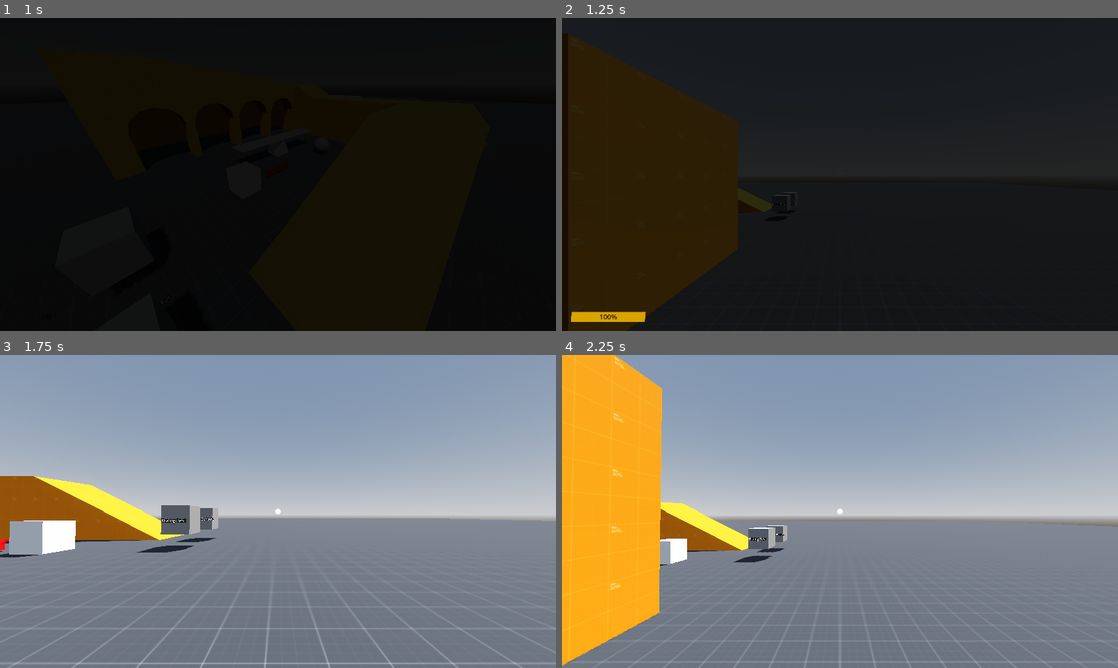
Above: before the commit, frames 1-4 (two rows, left to right).
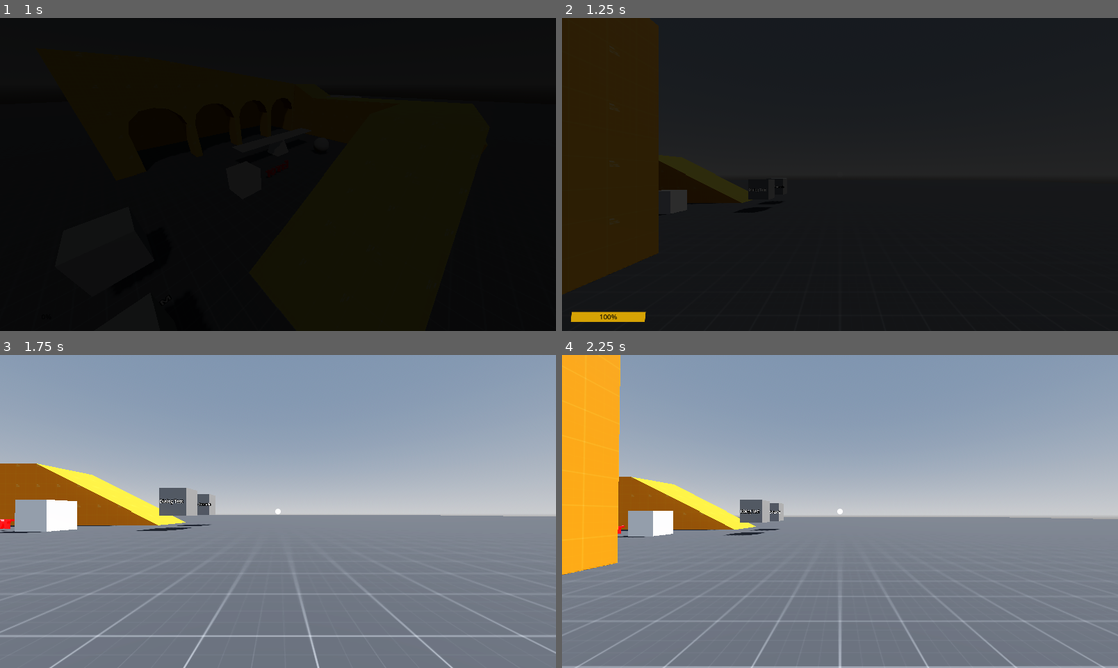
Above: after the commit, the same moments.

Repository: m-rafiwidya/Last-Light-NasaSpaceApps
Game: Godot game, scene res://src/main.tscn
The game is run twice, just before and just after one commit, with the same random seed, the same clock (stepped at 60 frames per second) and the same inputs.
Inputs (mouse positions are in pixels of both pictures, inside the frame that each line leads up to):
- Up to frame 1 (1 s): click "Start" at 0.5 s
- Up to frame 2 (1.25 s): no input
- Up to frame 3 (1.75 s): move the mouse to (305, 511) at 1.27 s; hold W (move_forward) from 1.28 s (still down); tap C (camera) at 1.35 s; tap Space (move_jump) at 1.52 s
- Up to frame 4 (2.25 s): move the mouse to (728, 527) at 2.02 s; release W (move_forward) at 2.03 s; hold S (move_backward) from 2.03 s (still down); tap C (camera) at 2.1 s

Frame 1 is identical in both runs. In frame 2, 8.6% of the frame differs, in the area x 0-43%, y 0-100%; in frame 3, 8.1%; in frame 4, 14%, in the area x 0-100%, y 0-100%.

Commit message:
changed car to behave more like a small robot

Diff:
--- a/game/src/car/car.gd
+++ b/game/src/car/car.gd
@@ -8,16 +8,21 @@
 
 # Single fixed gear, used for both forward and reverse. The engine is rigidly
 # coupled to the driven wheels (no clutch).
-@export var gear_ratio: float = 1.56
-@export var final_drive: float = 4.26
+@export var gear_ratio: float = 1.0
+@export var final_drive: float = 5.0
 # Top speed in both directions, in units per second. The controller's input is a
 # fraction of this (1 = full speed forward, -1 = full speed backward, 0 = stop).
-@export var max_speed: float = 20.0
+@export var max_speed: float = 10.0
 # Speed error (units/s) at which the drivetrain applies full torque. Smaller
 # values chase the target speed harder; larger values are gentler.
-@export var speed_control_band: float = 4.0
-var transmission_inertia: float = 0.5
-var differential_inertia: float = 0.5
+@export var speed_control_band: float = 2.0
+# Rotational inertias (kg m^2) of the transmission output shaft and differential
+@export var transmission_inertia: float = 0.004
+@export var differential_inertia: float = 0.01
+
+# Follow camera offset behind the car, scaled to the car's size
+@export var follow_camera_distance: float = 2.5
+@export var follow_camera_height: float = 0.8
 
 const DRIVEN_WHEELS: Array = [RunningGear.Wheel.REAR_LEFT, RunningGear.Wheel.REAR_RIGHT]
 
@@ -79,8 +84,8 @@
 	$FollowCameraPivot.rotation.y = camera_rotation.y
 	$FollowCameraPivot.rotation.x = camera_rotation.x
 	$FollowCameraPivot/FollowCamera.transform.origin = Vector3.ZERO
-	$FollowCameraPivot/FollowCamera.transform.origin.z = 6.0
-	$FollowCameraPivot/FollowCamera.transform.origin.y = 2.0 * (1.0 + sin(camera_rotation.x))
+	$FollowCameraPivot/FollowCamera.transform.origin.z = follow_camera_distance
+	$FollowCameraPivot/FollowCamera.transform.origin.y = follow_camera_height * (1.0 + sin(camera_rotation.x))
 
 	$FollowCamera.global_transform = $FollowCamera.global_transform.interpolate_with($FollowCameraPivot/FollowCamera.global_transform, delta * 20.0)
 
--- a/game/src/car/car.tscn
+++ b/game/src/car/car.tscn
@@ -23,11 +23,11 @@
 [node name="Car" type="RigidBody3D" unique_id=405660351 node_paths=PackedStringArray("running_gear", "engine")]
 collision_layer = 2
 collision_mask = 7
-mass = 800.0
+mass = 80.0
 physics_material_override = SubResource("PhysicsMaterial_6kj2t")
 center_of_mass_mode = 1
-center_of_mass = Vector3(0, 0.5, 0)
-inertia = Vector3(600, 600, 600)
+center_of_mass = Vector3(0, 0.15, 0)
+inertia = Vector3(8, 13, 8)
 can_sleep = false
 contact_monitor = true
 linear_damp_mode = 1
@@ -38,39 +38,29 @@
 
 [node name="Engine" parent="." unique_id=1105020877 instance=ExtResource("2_y3xmu")]
 torque_curve = SubResource("Curve_gkkdu")
-peak_torque = 500.0
 
 [node name="RunningGear" parent="." unique_id=1604477408 instance=ExtResource("4_6b27f")]
-longitudinal_friction_coefficient = 2.0
-lateral_friction_coefficient = 2.0
-front_spring_stiffness = 40000.0
-rear_spring_stiffness = 40000.0
-front_shock_damping = 4000.0
-rear_shock_damping = 4000.0
-front_ride_height = 0.3
-rear_ride_height = 0.3
 
 [node name="WheelFront" type="Marker3D" parent="." unique_id=704094160]
-transform = Transform3D(1, 0, 0, 0, 1, 0, 0, 0, 1, 0, 0, -1)
+transform = Transform3D(1, 0, 0, 0, 1, 0, 0, 0, 1, 0, 0, -0.5)
 
 [node name="WheelBack" type="Marker3D" parent="." unique_id=63669362]
-transform = Transform3D(1, 0, 0, 0, 1, 0, 0, 0, 1, 0, 0, 1)
+transform = Transform3D(1, 0, 0, 0, 1, 0, 0, 0, 1, 0, 0, 0.5)
 
 [node name="BodyCollision" type="CollisionPolygon3D" parent="." unique_id=1915869618]
 transform = Transform3D(-4.37114e-08, 0, -1, 0, 1, 0, 1, 0, -4.37114e-08, 0, 0, 0)
-depth = 2.0
-polygon = PackedVector2Array(1.5, 0, 2.5, 0.2, 2.5, 1, -2.5, 0.5, -2.5, 0.2, -1.5, 0)
+polygon = PackedVector2Array(0.4, 0, 0.5, 0.1, 0.5, 0.35, -0.5, 0.25, -0.5, 0.1, -0.4, 0)
 
 [node name="CockpitCollision" type="CollisionPolygon3D" parent="." unique_id=2123652665]
-transform = Transform3D(1, 0, 0, 0, 1, 0, 0, 0, 1, 0, 0, 1)
-depth = 3.0
-polygon = PackedVector2Array(0.5, 0.2, -0.5, 0.2, -0.2, 1, 0.2, 1)
+transform = Transform3D(1, 0, 0, 0, 1, 0, 0, 0, 1, 0, 0, 0.2)
+depth = 0.5
+polygon = PackedVector2Array(0.25, 0.3, -0.25, 0.3, -0.1, 0.6, 0.1, 0.6)
 
 [node name="BumperCamera" type="Camera3D" parent="." unique_id=1844620794]
-transform = Transform3D(1, 0, 0, 0, 1, 0, 0, 0, 1, -0.4, 0.95, 0.3)
+transform = Transform3D(1, 0, 0, 0, 1, 0, 0, 0, 1, -0.15, 0.5, 0.1)
 
 [node name="FollowCamera" type="Camera3D" parent="." unique_id=849866000]
-transform = Transform3D(1, 0, 0, 0, 1, 0, 0, 0, 1, 0, 2, 6)
+transform = Transform3D(1, 0, 0, 0, 1, 0, 0, 0, 1, 0, 0.8, 2.5)
 current = true
 
 [node name="FollowCameraPivot" type="Node3D" parent="." unique_id=2031539751]
@@ -81,7 +71,7 @@
 one_shot = true
 
 [node name="EngineSound" type="AudioStreamPlayer3D" parent="." unique_id=552406406]
-transform = Transform3D(1, 0, 0, 0, 1, 0, 0, 0, 1, 0, 0.5, -1.5)
+transform = Transform3D(1, 0, 0, 0, 1, 0, 0, 0, 1, 0, 0.2, -0.5)
 stream = SubResource("AudioStreamGenerator_2vce4")
 autoplay = true
 script = ExtResource("2_460mh")
--- a/game/src/car/components/engine.gd
+++ b/game/src/car/components/engine.gd
@@ -3,11 +3,12 @@
 extends Node
 
 @export var torque_curve: Curve
-@export var peak_torque: float = 200.0
-@export var idle_speed: float = 2000.0 * 0.1047
-@export var lower_redline: float = 7000.0 * 0.1047
-@export var upper_redline: float = 7500.0 * 0.1047
-@export var inertia: float = 0.2
+# Small electric drive motor sized for a ~80 kg rover. Speeds are rad/s (rpm * 0.1047).
+@export var peak_torque: float = 9.0
+@export var idle_speed: float = 500.0 * 0.1047
+@export var lower_redline: float = 3800.0 * 0.1047
+@export var upper_redline: float = 4000.0 * 0.1047
+@export var inertia: float = 0.01
 
 var is_disabled: bool = false
 
--- a/game/src/car/components/running_gear.gd
+++ b/game/src/car/components/running_gear.gd
@@ -12,22 +12,26 @@
 @export_subgroup("Friction and Stiffness")
 @export var longitudinal_friction_coefficient: float = 1.0
 @export var lateral_friction_coefficient: float = 1.0
-@export var longitudinal_stiffness: float = 25000.0
-@export var cornering_stiffness: float = 20000.0
+# Newtons per unit of slip. These are absolute, so they must scale with the
+# vehicle's weight (the tyre saturates when stiffness * slip > friction * load).
+@export var longitudinal_stiffness: float = 1250.0
+@export var cornering_stiffness: float = 1000.0
 
 @export_group("Chassis")
-@export var wheel_base: float = 3.0
-@export var track_width: float = 2.0
+@export var wheel_base: float = 1.0
+@export var track_width: float = 1.0
 
 @export_group("Running Gear")
+@export var wheel_radius: float = 0.15
+@export var wheel_inertia: float = 0.03
 @export_subgroup("Suspension")
-@export var front_spring_stiffness: float = 60000
-@export var rear_spring_stiffness: float = 80000
+@export var front_spring_stiffness: float = 4000
+@export var rear_spring_stiffness: float = 4000
 # TODO: Implement variable damping (rebound and bump stiffness)
-@export var front_shock_damping: float = 6000
-@export var rear_shock_damping: float = 8000
-@export var front_ride_height: float = 0.2
-@export var rear_ride_height: float = 0.2
+@export var front_shock_damping: float = 400
+@export var rear_shock_damping: float = 400
+@export var front_ride_height: float = 0.15
+@export var rear_ride_height: float = 0.15
 
 enum Wheel{
 	FRONT_LEFT,
@@ -105,40 +109,40 @@
 			WheelProperty.SPRING_STIFFNESS: front_spring_stiffness,
 			WheelProperty.SHOCK_DAMPING: front_shock_damping,
 			WheelProperty.RIDE_HEIGHT: front_ride_height,
-			WheelProperty.EFFECTIVE_RADIUS: 0.3,
+			WheelProperty.EFFECTIVE_RADIUS: wheel_radius,
 			WheelProperty.MAX_STEER_ANGLE: 30.0 * PI / 180.0,
 			WheelProperty.STEER_BIAS: 1.0,
-			WheelProperty.INERTIA: 0.6,
+			WheelProperty.INERTIA: wheel_inertia,
 		},
 		Wheel.FRONT_RIGHT: {
 			WheelProperty.POSITION: Vector3(track_width / 2.0, 0, -wheel_base / 2.0),
 			WheelProperty.SPRING_STIFFNESS: front_spring_stiffness,
 			WheelProperty.SHOCK_DAMPING: front_shock_damping,
 			WheelProperty.RIDE_HEIGHT: front_ride_height,
-			WheelProperty.EFFECTIVE_RADIUS: 0.3,
+			WheelProperty.EFFECTIVE_RADIUS: wheel_radius,
 			WheelProperty.MAX_STEER_ANGLE: 30.0 * PI / 180.0,
 			WheelProperty.STEER_BIAS: 1.0,
-			WheelProperty.INERTIA: 0.6,
+			WheelProperty.INERTIA: wheel_inertia,
 		},
 		Wheel.REAR_LEFT: {
 			WheelProperty.POSITION: Vector3(-track_width / 2.0, 0, wheel_base / 2.0),
 			WheelProperty.SPRING_STIFFNESS: rear_spring_stiffness,
 			WheelProperty.SHOCK_DAMPING: rear_shock_damping,
 			WheelProperty.RIDE_HEIGHT: rear_ride_height,
-			WheelProperty.EFFECTIVE_RADIUS: 0.3,
+			WheelProperty.EFFECTIVE_RADIUS: wheel_radius,
 			WheelProperty.MAX_STEER_ANGLE: 30.0 * PI / 180.0,
 			WheelProperty.STEER_BIAS: 0.0,
-			WheelProperty.INERTIA: 0.6,
+			WheelProperty.INERTIA: wheel_inertia,
 		},
 		Wheel.REAR_RIGHT: {
 			WheelProperty.POSITION: Vector3(track_width / 2.0, 0, wheel_base / 2.0),
 			WheelProperty.SPRING_STIFFNESS: rear_spring_stiffness,
 			WheelProperty.SHOCK_DAMPING: rear_shock_damping,
 			WheelProperty.RIDE_HEIGHT: rear_ride_height,
-			WheelProperty.EFFECTIVE_RADIUS: 0.3,
+			WheelProperty.EFFECTIVE_RADIUS: wheel_radius,
 			WheelProperty.MAX_STEER_ANGLE: 30.0 * PI / 180.0,
 			WheelProperty.STEER_BIAS: 0.0,
-			WheelProperty.INERTIA: 0.6,
+			WheelProperty.INERTIA: wheel_inertia,
 		}
 	}
 	return
